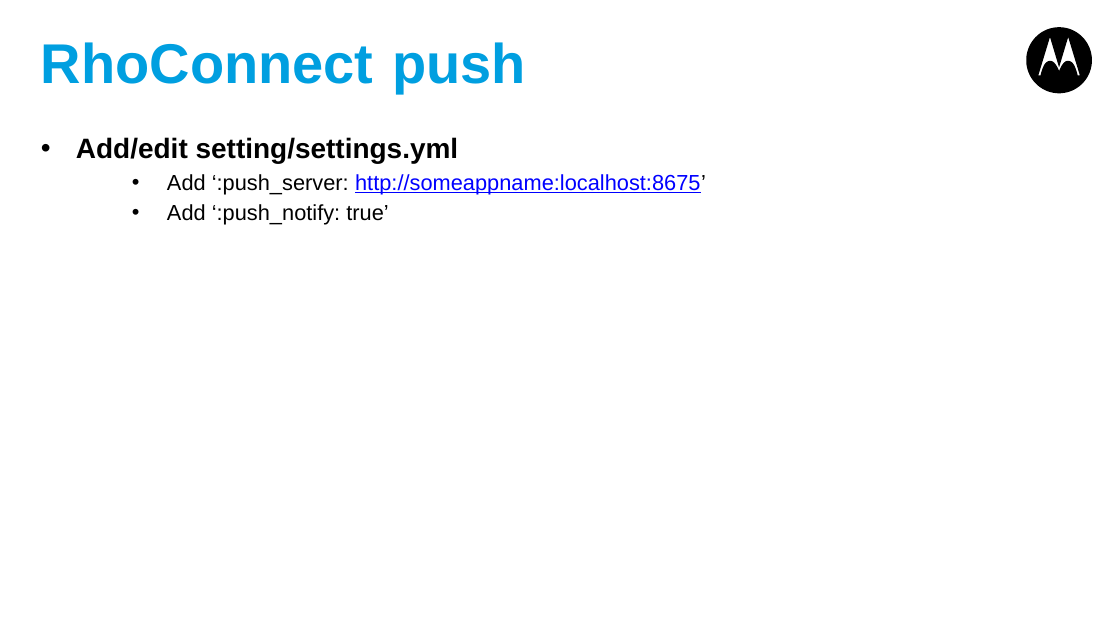
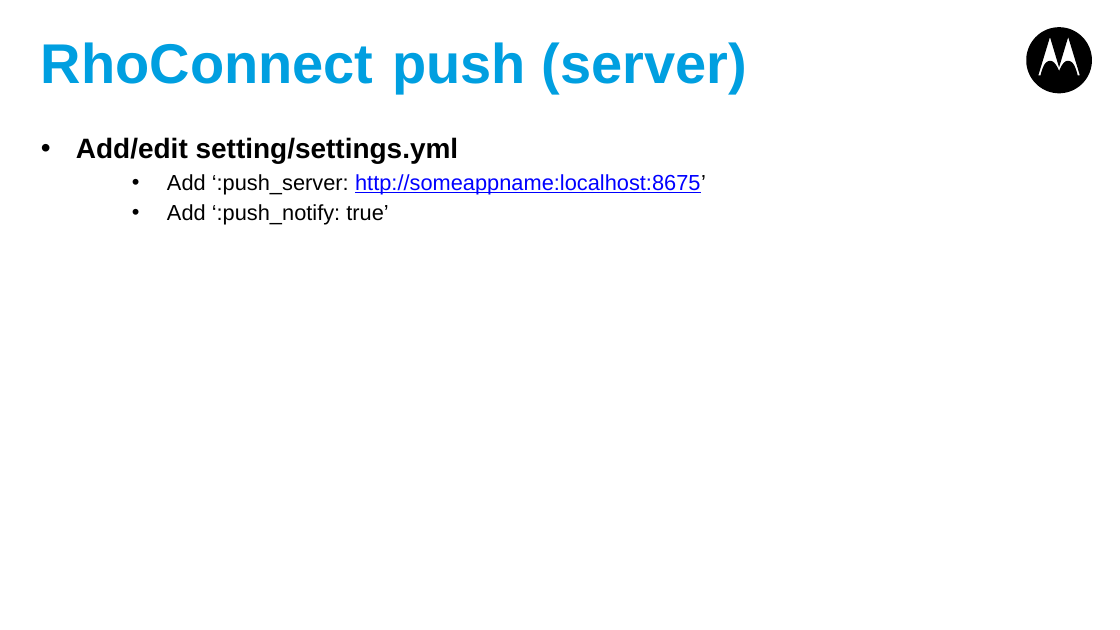
Before and after one commit to shurab/Rhoconnect-Push-Demo, a slide deck: slide 9 of RhoConnect-Push.pptx. Drawn at 1120x630 pixels with LibreOffice and Linux fonts; fonts in the diff are those of the drawing. Boxes give left, top, right and bottom in pixels: in the first picture for what was removed or moved away, otherwise in the second. Text is boxed around its words. In the diff, an @@ line names an element or a change of style, - is before the commit and + after.

```diff
--- a/RhoConnect-Push.pptx
+++ b/RhoConnect-Push.pptx
@@ title at bbox=[41, 42, 747, 93]: text changed @@
-RhoConnect push
+RhoConnect push (server)
```
Also in this commit, not shown: 1 other slide changed.
